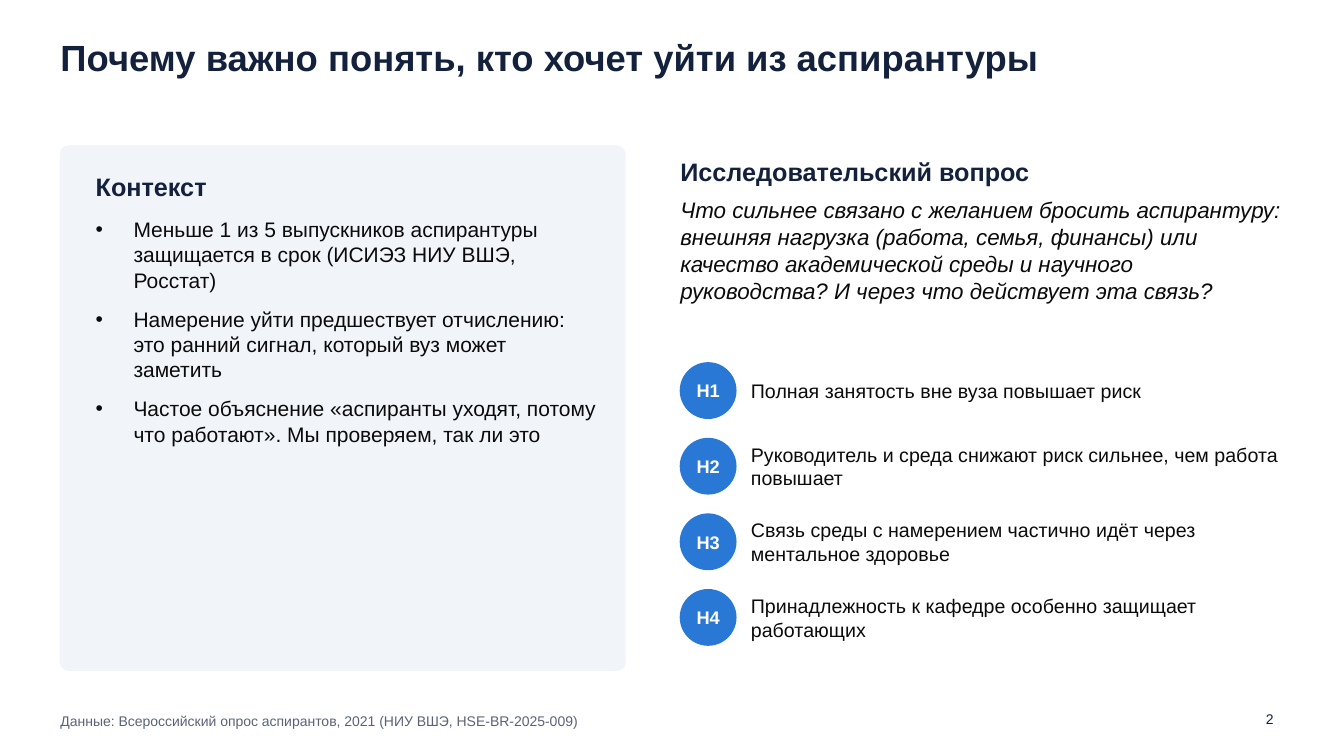
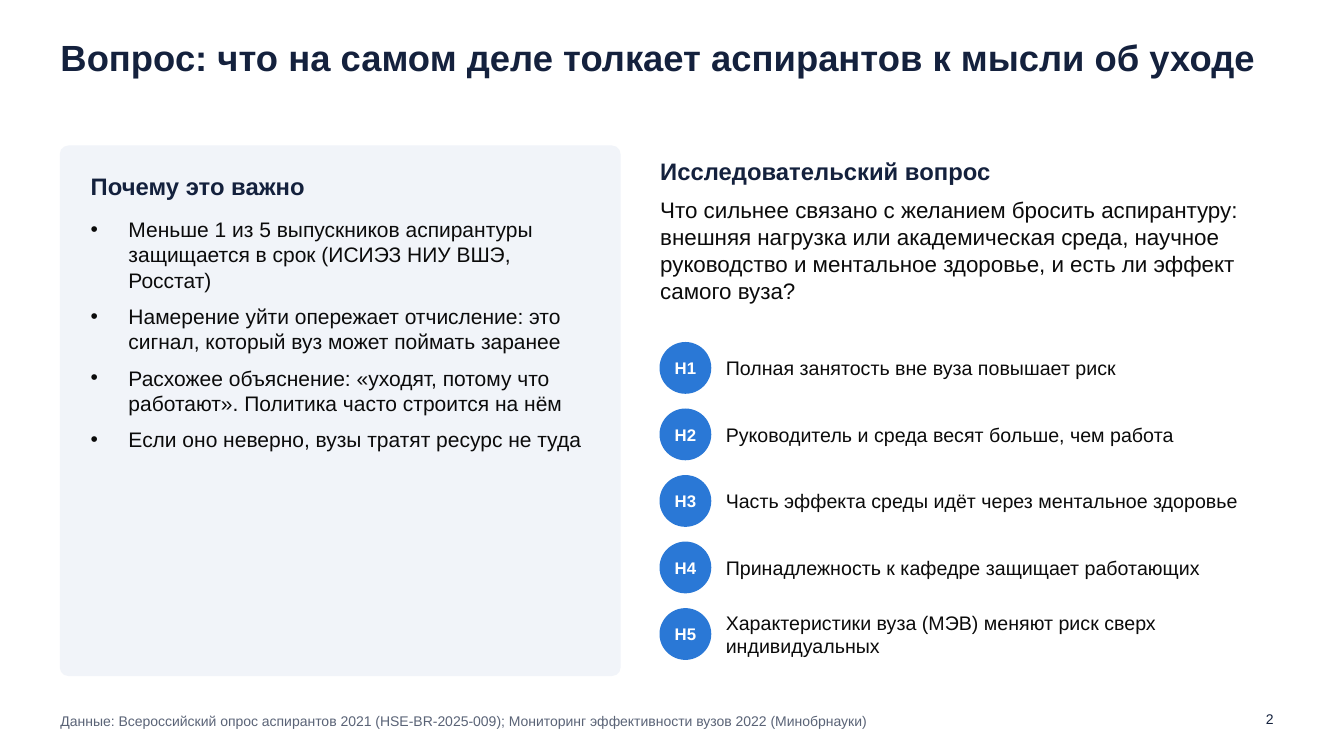
Before and after one commit to EgorChulanov/khakatonIVO, a slide deck: slide 2 of output/IVO2026_aspiranty_dropout.pptx. Drawn at 1344x756 pixels with LibreOffice and Linux fonts; fonts in the diff are those of the drawing. Boxes give left, top, right and bottom in pixels: in the first picture for what was removed or moved away, otherwise in the second. Text is boxed around its words. In the diff, an @@ line names an element or a change of style, - is before the commit and + after.

```diff
--- a/output/IVO2026_aspiranty_dropout.pptx
+++ b/output/IVO2026_aspiranty_dropout.pptx
@@ title at (60,44,1254,79): text changed @@
-Почему важно понять, кто хочет уйти из аспирантуры
+Вопрос: что на самом деле толкает аспирантов к мысли об уходе
@@ rounded rectangle: place and size @@
-rounded rectangle at (60,146,625,670)
+rounded rectangle at (60,146,620,676)
@@ text at (91,178,304,200): text changed; size 18 to 17 pt @@
-Контекст
+Почему это важно
@@ text "Исследовательский вопрос": place and size @@
-text "Исследовательский вопрос" at (680,162,1029,187)
+text "Исследовательский вопрос" at (660,162,990,185)
@@ text "Исследовательский вопрос" at (660,162,990,185): size 18 to 17 pt @@
@@ text at (660,201,1237,304): text changed; italic off @@
-Что сильнее связано с желанием бросить аспирантуру: внешняя нагрузка (работа, семья, финансы) или качество академической среды и научного руководства? И через что действует эта связь?
+Что сильнее связано с желанием бросить аспирантуру: внешняя нагрузка или академическая среда, научное руководство и ментальное здоровье, и есть ли эффект самого вуза?
@@ text at (128,222,533,292): less space between paragraphs @@
@@ text at (128,308,581,452): text changed @@
-• Намерение уйти предшествует отчислению: это ранний сигнал, который вуз может заметить
-• Частое объяснение «аспиранты уходят, потому что работают». Мы проверяем, так ли это
+• Намерение уйти опережает отчисление: это сигнал, который вуз может поймать заранее
+• Расхожее объяснение: «уходят, потому что работают». Политика часто строится на нём
+• Если оно неверно, вузы тратят ресурс не туда
@@ text "H1": place and size @@
-text "H1" at (697,384,720,397)
+text "H1" at (675,362,696,374)
@@ ellipse: place and size @@
-ellipse at (681,363,736,418)
+ellipse at (660,343,711,393)
@@ text "Полная занятость вне вуза повышает ...": place and size @@
-text "Полная занятость вне вуза повышает ..." at (751,384,1141,402)
+text "Полная занятость вне вуза повышает ..." at (726,361,1115,379)
@@ text "H2": place and size @@
-text "H2" at (697,460,720,473)
+text "H2" at (675,429,696,441)
@@ ellipse: place and size @@
-ellipse at (681,439,736,494)
+ellipse at (660,409,711,460)
@@ text at (726,427,1173,446): text changed @@
-Руководитель и среда снижают риск сильнее, чем работа повышает
+Руководитель и среда весят больше, чем работа
@@ text "H3": place and size @@
-text "H3" at (697,536,720,549)
+text "H3" at (675,495,696,507)
@@ ellipse: place and size @@
-ellipse at (681,514,736,570)
+ellipse at (660,476,711,526)
@@ text at (726,493,1237,512): text changed @@
-Связь среды с намерением частично идёт через ментальное здоровье
+Часть эффекта среды идёт через ментальное здоровье
@@ size 13 to 12 pt in 4 elements at (675,362,696,374), (675,429,696,441), (675,495,696,507), (675,562,696,574) @@
@@ text "H4": place and size @@
-text "H4" at (697,611,720,624)
+text "H4" at (675,562,696,574)
@@ ellipse: place and size @@
-ellipse at (681,590,736,645)
+ellipse at (660,542,711,593)
@@ text at (726,560,1200,579): text changed @@
-Принадлежность к кафедре особенно защищает работающих
+Принадлежность к кафедре защищает работающих
@@ ellipse added at (660,609,711,659), fill #2A78D6, outline #2A78D6 1 pt @@
@@ text added at (675,628,696,640), 12 pt, text #FFFFFF, bold @@
+H5
@@ text added at (726,615,1155,657), 14 pt, text #0B0B0B @@
+Характеристики вуза (МЭВ) меняют риск сверх индивидуальных
@@ text at (60,715,867,729): text changed @@
-Данные: Всероссийский опрос аспирантов, 2021 (НИУ ВШЭ, HSE-BR-2025-009)
+Данные: Всероссийский опрос аспирантов 2021 (HSE-BR-2025-009); Мониторинг эффективности вузов 2022 (Минобрнауки)
```
Also in this commit, not shown: 5 other slides changed, 4 slides added, 4 slides removed, 9 other files.
